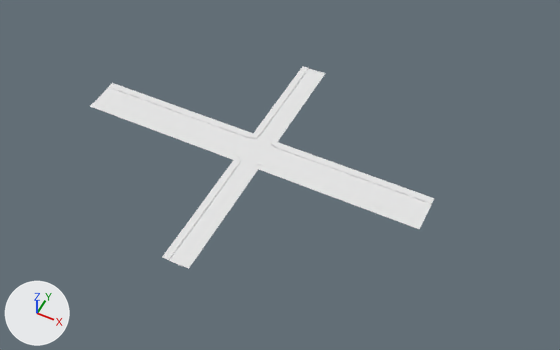
The Blender file Assets/Models/Raod2.blend as it was, and as the next commit left it.
The view is the same before and after, from a 50 mm camera at (37.7, -67.7, 81.4) aimed at (4.3, -0.7, -2.2). Arrows for +X, +Y and +Z are at lower left; the lights stay in place.

Script lines for the objects in view, before the commit:
```python
me_cube = bpy.data.meshes.new('Cube')
me_cube.from_pydata(...)  # 16 vertices, 13 faces; spans x -0.2..0.15, y -0.038..0.037, z 0.0..0.11
me_plane = bpy.data.meshes.new('Plane')
me_plane.from_pydata(...)  # 740 vertices, 640 faces; spans x -27.0..26.0, y -22.0..20.0, z 0.0..0.1
me_plane.materials.append(mat_material)  # white #e7e7e7
ob_cube_001 = bpy.data.objects.new('Cube.001', me_cube)
ob_cube_001.location = (0.0, 0.0, 0.0)
_m = ob_cube_001.modifiers.new('Array', 'ARRAY')
_m.fit_type = 'FIT_CURVE'
_m.curve = ob_beziercurve
_m.constant_offset_displace = (0.0, 0.0, 0.0)
_m = ob_cube_001.modifiers.new('Curve', 'CURVE')
_m.object = ob_beziercurve
_m = ob_cube_001.modifiers.new('Mirror', 'MIRROR')
_m.use_axis = (True, True, False)
ob_plane = bpy.data.objects.new('Plane', me_plane)
ob_plane.location = (0.0, 0.0, 0.0)
```
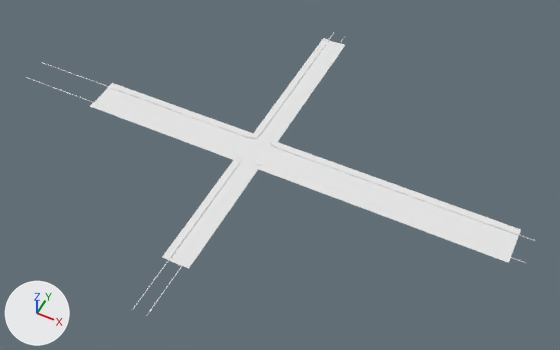
The change, as a diff of the scene's bpy script:
```diff
--- a/Assets/Models/Raod2.blend.py
+++ b/Assets/Models/Raod2.blend.py
@@ me_plane @@
 # used by ob_plane; location = (0.0, 0.0, 0.0)
-me_plane.from_pydata(...)  # 740 vertices, 640 faces; spans x -27.0..26.0, y -22.0..20.0, z 0.0..0.1
+me_plane.from_pydata(...)  # 904 vertices, 784 faces; spans x -27.0..38.0, y -22.0..28.0, z 0.0..0.1
+# me_plane part 1
+# 7 new vertices lie (0.0, 1.0, 0.0) away from vertices in x -2.0..2.0, y 20.0, z 0.0..0.1
+# 7 new vertices lie (0.0, 1.0, 0.0) away from vertices in x -2.0..2.0, y 21.0, z 0.0..0.1
+# 7 new vertices lie (0.0, 1.0, 0.0) away from vertices in x -2.0..2.0, y 22.0, z 0.0..0.1
+# 7 new vertices lie (0.0, 1.0, 0.0) away from vertices in x -2.0..2.0, y 23.0, z 0.0..0.1
+# 7 new vertices lie (0.0, 1.0, 0.0) away from vertices in x -2.0..2.0, y 24.0, z 0.0..0.1
+# 7 new vertices lie (0.0, 1.0, 0.0) away from vertices in x -2.0..2.0, y 25.0, z 0.0..0.1
+# 7 new vertices lie (0.0, 1.0, 0.0) away from vertices in x -2.0..2.0, y 26.0, z 0.0..0.1
+# 7 new vertices lie (0.0, 1.0, 0.0) away from vertices in x -2.0..2.0, y 27.0, z 0.0..0.1
+# 48 new faces join them
+# me_plane part 2
+# 9 new vertices lie (1.0, 0.0, 0.0) away from vertices in x 26.0, y -3.0..3.0, z 0.0..0.1
+# 9 new vertices lie (1.0, 0.0, 0.0) away from vertices in x 27.0, y -3.0..3.0, z 0.0..0.1
+# 9 new vertices lie (1.0, 0.0, 0.0) away from vertices in x 28.0, y -3.0..3.0, z 0.0..0.1
+# 9 new vertices lie (1.0, 0.0, 0.0) away from vertices in x 29.0, y -3.0..3.0, z 0.0..0.1
+# 9 new vertices lie (1.0, 0.0, 0.0) away from vertices in x 30.0, y -3.0..3.0, z 0.0..0.1
+# 9 new vertices lie (1.0, 0.0, 0.0) away from vertices in x 31.0, y -3.0..3.0, z 0.0..0.1
+# 9 new vertices lie (1.0, 0.0, 0.0) away from vertices in x 32.0, y -3.0..3.0, z 0.0..0.1
+# 9 new vertices lie (1.0, 0.0, 0.0) away from vertices in x 33.0, y -3.0..3.0, z 0.0..0.1
+# 9 new vertices lie (1.0, 0.0, 0.0) away from vertices in x 34.0, y -3.0..3.0, z 0.0..0.1
+# 9 new vertices lie (1.0, 0.0, 0.0) away from vertices in x 35.0, y -3.0..3.0, z 0.0..0.1
+# 9 new vertices lie (1.0, 0.0, 0.0) away from vertices in x 36.0, y -3.0..3.0, z 0.0..0.1
+# 9 new vertices lie (1.0, 0.0, 0.0) away from vertices in x 37.0, y -3.0..3.0, z 0.0..0.1
+# 96 new faces join them
 me_plane.materials.append(mat_material)
@@ cu_beziercurve_001 @@
 _sp = cu_beziercurve_001.splines.new('BEZIER'); _sp.bezier_points.add(3)
-_sp.bezier_points.foreach_set('co', [1.0, 20.0, 0.0, 1.0, 4.0, 0.0, 3.0, 2.0, 0.0, 26.0, 2.0, 0.0])
-_sp.bezier_points.foreach_set('handle_left', [1.0, 20.71, 0.0, 1.0, 5.2, 0.0, 1.0, 2.0, 0.0, 24.81, 2.0, 0.0])
-_sp.bezier_points.foreach_set('handle_right', [1.0, 17.67, 0.0, 1.0, 2.0, 0.0, 3.706, 2.0, 0.0, 27.0, 2.0, 0.0])
+_sp.bezier_points.foreach_set('co', [1.0, 30.0, 0.0, 1.0, 4.0, 0.0, 3.0, 2.0, 0.0, 40.0, 2.0, 0.0])
+_sp.bezier_points.foreach_set('handle_left', [1.0, 30.71, 0.0, 1.0, 5.2, 0.0, 1.0, 2.0, 0.0, 38.81, 2.0, 0.0])
+_sp.bezier_points.foreach_set('handle_right', [1.0, 27.67, 0.0, 1.0, 2.0, 0.0, 3.706, 2.0, 0.0, 41.0, 2.0, 0.0])
 for _p, _l, _r in zip(_sp.bezier_points, ['ALIGNED', 'ALIGNED', 'ALIGNED', 'ALIGNED'], ['ALIGNED', 'ALIGNED', 'ALIGNED', 'ALIGNED']): _p.handle_left_type = _l; _p.handle_right_type = _r
```

Where the change shows, as pixel boxes (x1, y1, x2, y2) in the pictures (560 x 350 px):
'Plane', reshaped (25% wider, 14% taller): before (90, 66, 434, 269); after (90, 38, 521, 269)
'Cube.001', reshaped (53% wider, 49% taller): before (99, 67, 431, 256); after (26, 33, 535, 316)
part 1 of me_plane, added: after (303, 38, 345, 73)
part 2 of me_plane, added: after (419, 198, 521, 263)
